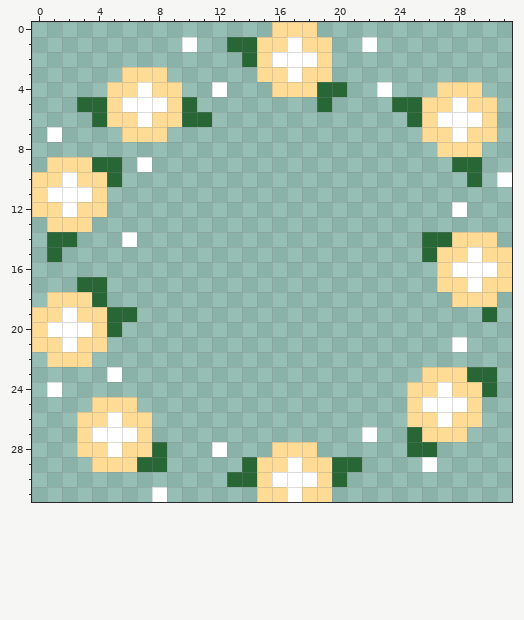
A pixel-art sprite gets an edit: sprites/spr_PowerUp/a6e96c19-3218-4013-8a17-924b3e948a4c.png. The picture above is the old version.
The file is 32x32 pixels. Colours within 5 levels of each other are drawn and written as one.
After:
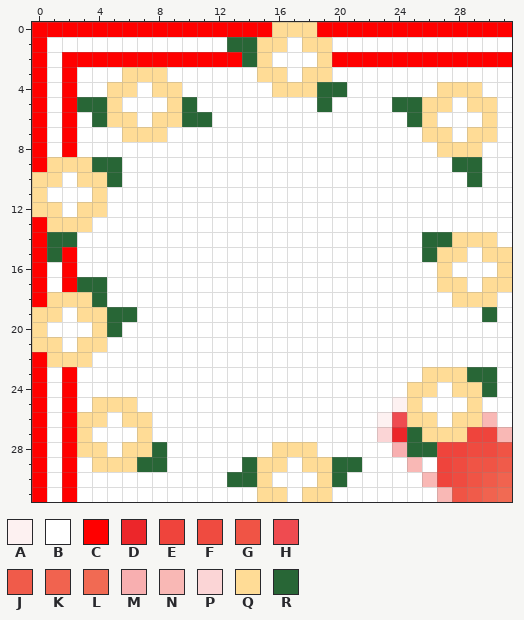
Palette (. is transparent): A #fdf1f1  B #ffffff  C #ff0000  D #ec262a  E #ef443c  F #ef4b40  G #f05445  H #ef4b50  J #f05b4a  K #f1634f  L #f16a53  M #f8afb0  N #f9b8b5  P #fbd5d6  Q #ffdc96  R #286636
Change:
@@ x 0..31 @@
- 0 ................QQQ.............
- 1 ..........B..RRQQBQQ..B.........
- 2 ..............RQBBBQ............
- 3 ......QQQ......QQBQQ............
- 4 .....QQBQQ..B...QQQRR..B...QQQ..
- 5 ...RRQBBBQR........R....RRQQBQQ.
- 6 ....RQQBQQRR.............RQBBBQ.
- 7 .B....QQQ.................QQBQQ.
- 8 ...........................QQQ..
- 9 .QQQRR.B....................RR..
-10 QQBQQR.......................R.B
-11 QBBBQ...........................
-12 QQBQQ.......................B...
-13 .QQQ............................
-14 .RR...B...................RRQQQ.
-15 .R........................RQQBQQ
-16 ...........................QBBBQ
-17 ...RR......................QQBQQ
-18 .QQQR.......................QQQ.
-19 QQBQQRR.......................R.
-20 QBBBQR..........................
-21 QQBQQ.......................B...
-22 .QQQ............................
-23 .....B....................QQQRR.
-24 .B.......................QQBQQR.
-25 ....QQQ..................QBBBQ..
-26 ...QQBQQ.................QQBQQ..
-27 ...QBBBQ..............B..RQQQ...
-28 ...QQBQQR...B...QQQ......RR.....
-29 ....QQQRR.....RQQBQQRR....B.....
-30 .............RRQBBBQR...........
-31 ........B......QQBQQ............
+ 0 CCCCCCCCCCCCCCCCQQQCCCCCCCCCCCCC
+ 1 CBBBBBBBBBBBBRRQQBQQBBBBBBBBBBBB
+ 2 CBCCCCCCCCCCCCRQBBBQCCCCCCCCCCCC
+ 3 CBCBBBQQQBBBBBBQQBQQBBBBBBBBBBBB
+ 4 CBCBBQQBQQBBBBBBQQQRRBBBBBBQQQBB
+ 5 CBCRRQBBBQRBBBBBBBBRBBBBRRQQBQQB
+ 6 CBCBRQQBQQRRBBBBBBBBBBBBBRQBBBQB
+ 7 CBCBBBQQQBBBBBBBBBBBBBBBBBQQBQQB
+ 8 CBCBBBBBBBBBBBBBBBBBBBBBBBBQQQBB
+ 9 CQQQRRBBBBBBBBBBBBBBBBBBBBBBRRBB
+10 QQBQQRBBBBBBBBBBBBBBBBBBBBBBBRBB
+11 QBBBQBBBBBBBBBBBBBBBBBBBBBBBBBBB
+12 QQBQQBBBBBBBBBBBBBBBBBBBBBBBBBBB
+13 CQQQBBBBBBBBBBBBBBBBBBBBBBBBBBBB
+14 CRRBBBBBBBBBBBBBBBBBBBBBBBRRQQQB
+15 CRCBBBBBBBBBBBBBBBBBBBBBBBRQQBQQ
+16 CBCBBBBBBBBBBBBBBBBBBBBBBBBQBBBQ
+17 CBCRRBBBBBBBBBBBBBBBBBBBBBBQQBQQ
+18 CQQQRBBBBBBBBBBBBBBBBBBBBBBBQQQB
+19 QQBQQRRBBBBBBBBBBBBBBBBBBBBBBBRB
+20 QBBBQRBBBBBBBBBBBBBBBBBBBBBBBBBB
+21 QQBQQBBBBBBBBBBBBBBBBBBBBBBBBBBB
+22 CQQQBBBBBBBBBBBBBBBBBBBBBBBBBBBB
+23 CBCBBBBBBBBBBBBBBBBBBBBBBBQQQRRB
+24 CBCBBBBBBBBBBBBBBBBBBBBBBQQBQQRB
+25 CBCBQQQBBBBBBBBBBBBBBBBBAQBBBQBB
+26 CBCQQBQQBBBBBBBBBBBBBBBAHQQBQQNB
+27 CBCQBBBQBBBBBBBBBBBBBBBPDRQQQEEN
+28 CBCQQBQQRBBBBBBBQQQBBBBBMRREEFFG
+29 CBCBQQQRRBBBBBRQQBQQRRBBBNBEFGGJ
+30 CBCBBBBBBBBBBRRQBBBQRBBBBBNEFGJK
+31 CBCBBBBBBBBBBBBQQBQQBBBBBBBNGJKL
